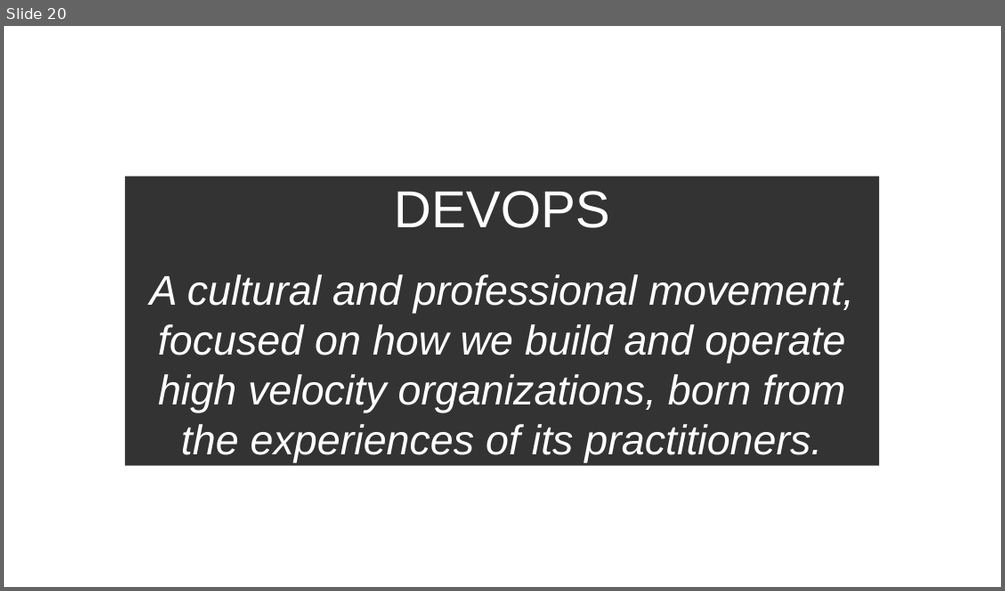
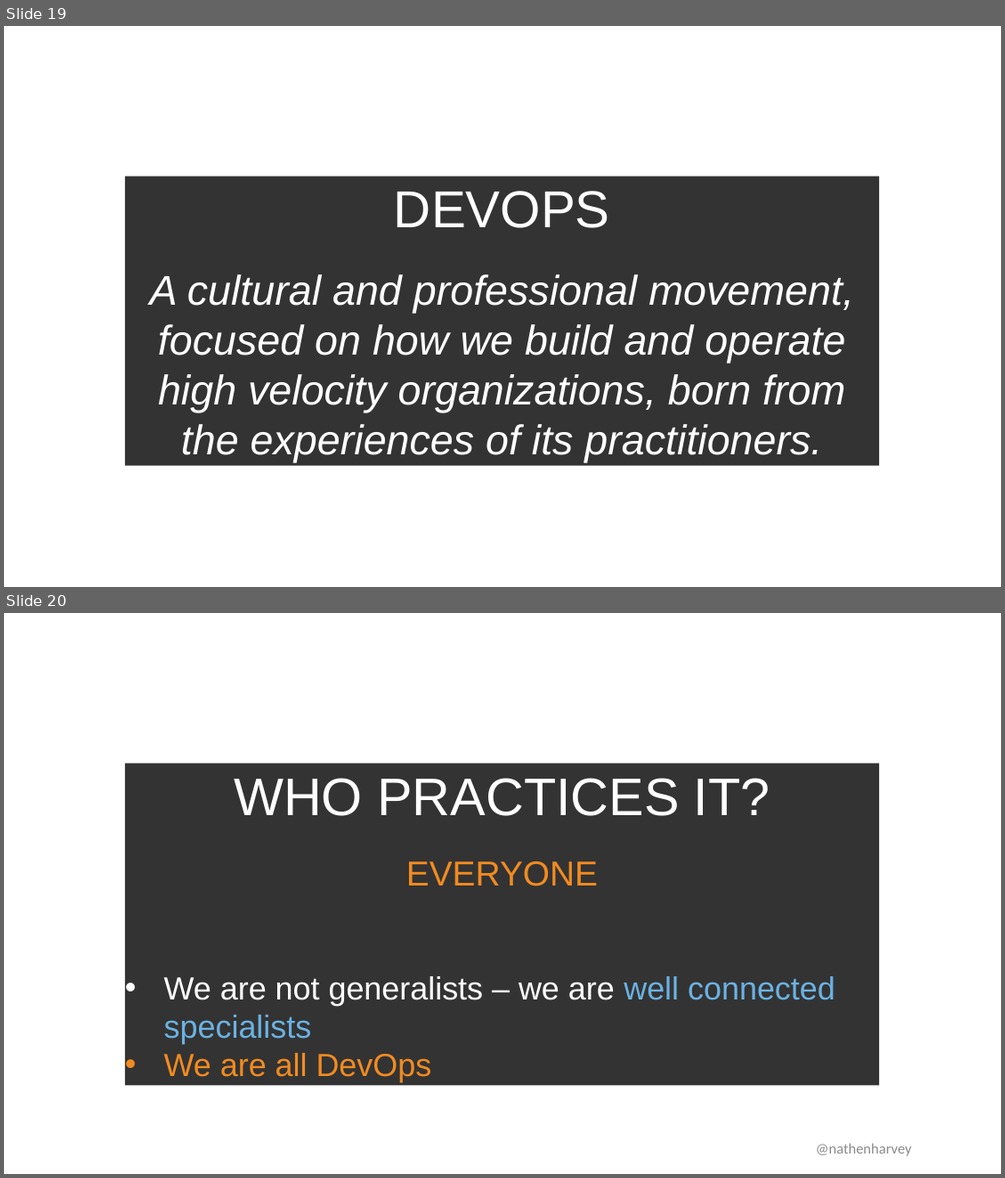
Before and after one commit to nathenharvey/devopsdays-austin-2016-presentations, a slide deck: Rugged Enterprise DevSecNetQAGovOps - Nathen Harvey - Ignite.pptx. Shown one above the other, each under a label of ours: slide 20 before the commit, slides 19 and 20 after it. The pictures are 1005x591 and 1005x1178 pixels, drawn with LibreOffice and Linux fonts; fonts in the diff are those of the drawing; background and template pictures are left out. Boxes give left, top, right and bottom in pixels: in the first picture for what was removed or moved away, otherwise in the second. Text is boxed around its words. In the diff, an @@ line names an element or a change of style, - is before the commit and + after.

```diff
--- a/Rugged Enterprise DevSecNetQAGovOps - Nathen Harvey - Ignite.pptx
+++ b/Rugged Enterprise DevSecNetQAGovOps - Nathen Harvey - Ignite.pptx
@@ slide 20 added at (x1=4, y1=613, x2=1001, y2=1174), background picture (left out) @@
@@ rectangle added at (x1=125, y1=763, x2=879, y2=1086), fill #000000 at 80% opacity, 37 pt, text #FFFFFF @@
+WHO PRACTICES IT?
+EVERYONE
+• We are not generalists – we are well connected specialists
+• We are all DevOps
@@ text added at (x1=816, y1=1143, x2=912, y2=1156), 17 pt, text #8C8C8C @@
+@nathenharvey
@@ what was slide 20 is now slide 19 @@
```
Also in this commit, not shown: 6 slides changed, 12 other slides added, 13 slides removed, 2 other files.
